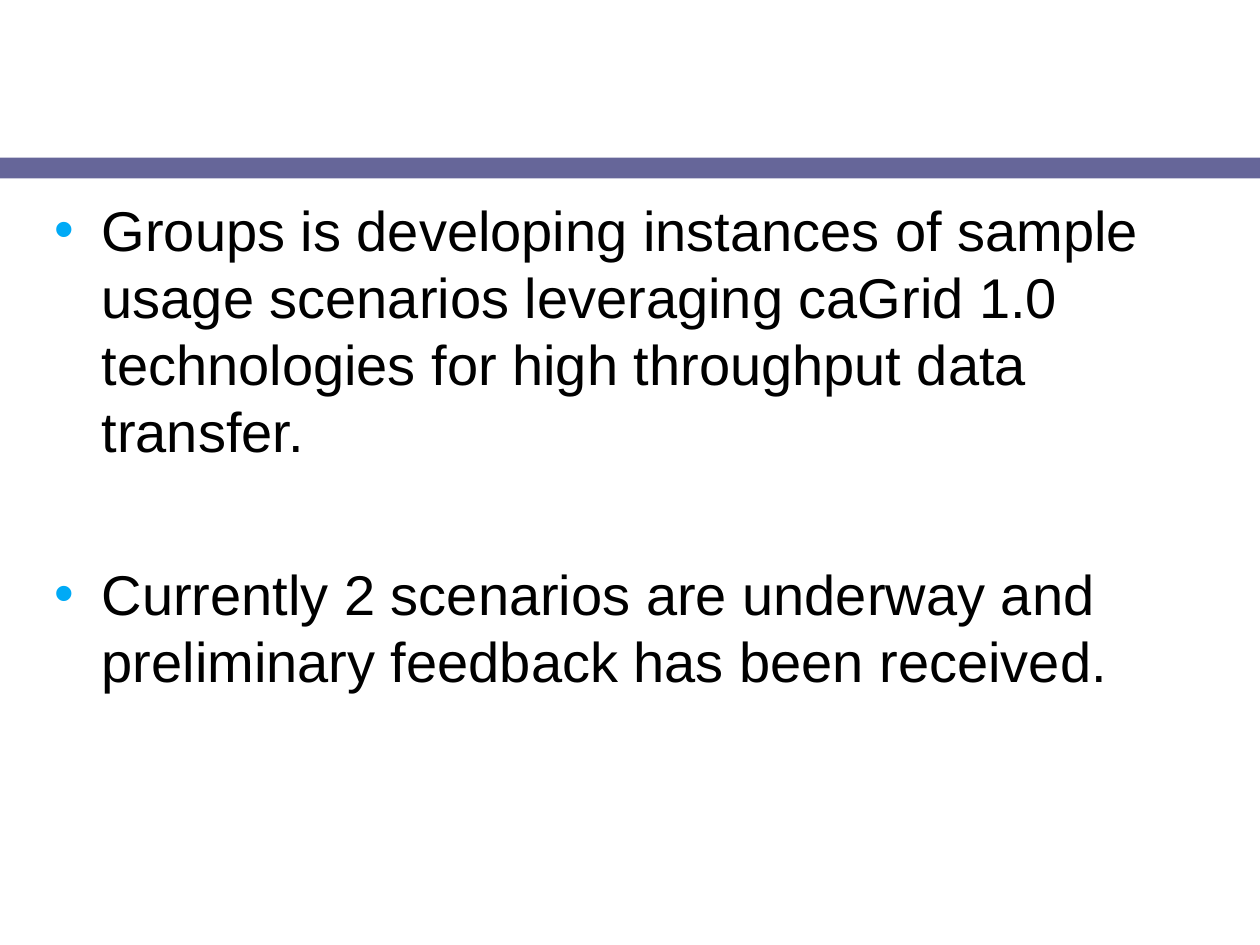
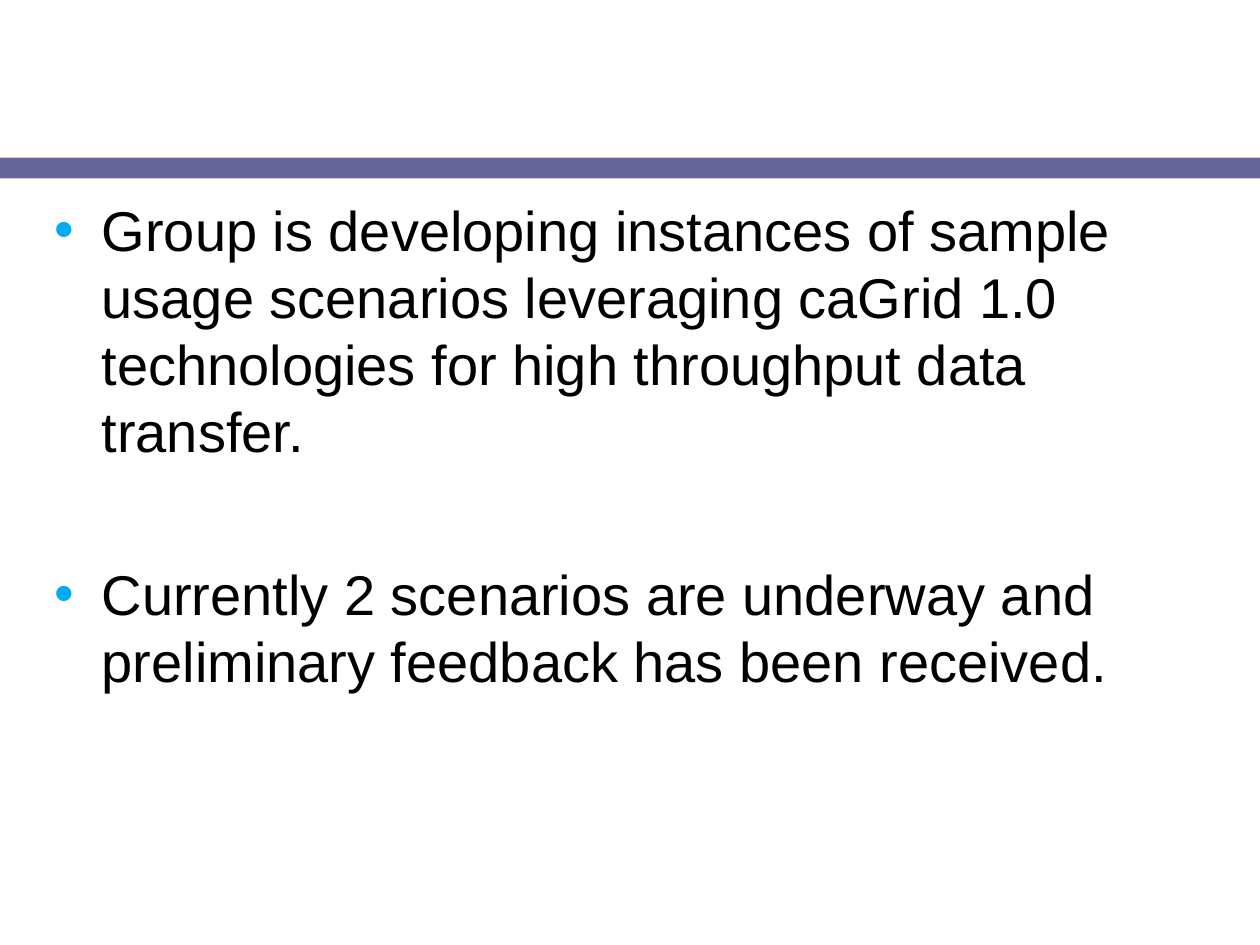
Before and after one commit to NCIP/cagrid-docs, a slide deck: slide 7 of presentations/200708_VCDE_ARCH/20070807_Day2_ICR-HTP-update.ppt (slide 6 before the commit). Drawn at 1260x945 pixels with LibreOffice and Linux fonts; fonts in the diff are those of the drawing; background and template pictures are left out. Boxes give left, top, right and bottom in pixels: in the first picture for what was removed or moved away, otherwise in the second. Text is boxed around its words. In the diff, an @@ line names an element or a change of style, - is before the commit and + after.

```diff
--- a/presentations/200708_VCDE_ARCH/20070807_Day2_ICR-HTP-update.ppt
+++ b/presentations/200708_VCDE_ARCH/20070807_Day2_ICR-HTP-update.ppt
@@ text at (102, 210, 1110, 453): text changed @@
-• Groups is developing instances of sample usage scenarios leveraging caGrid 1.0 technologies for high throughput data transfer.
+• Group is developing instances of sample usage scenarios leveraging caGrid 1.0 technologies for high throughput data transfer.
```
Also in this commit, not shown: 3 other slides changed, 2 slides added, 1 slide removed.
